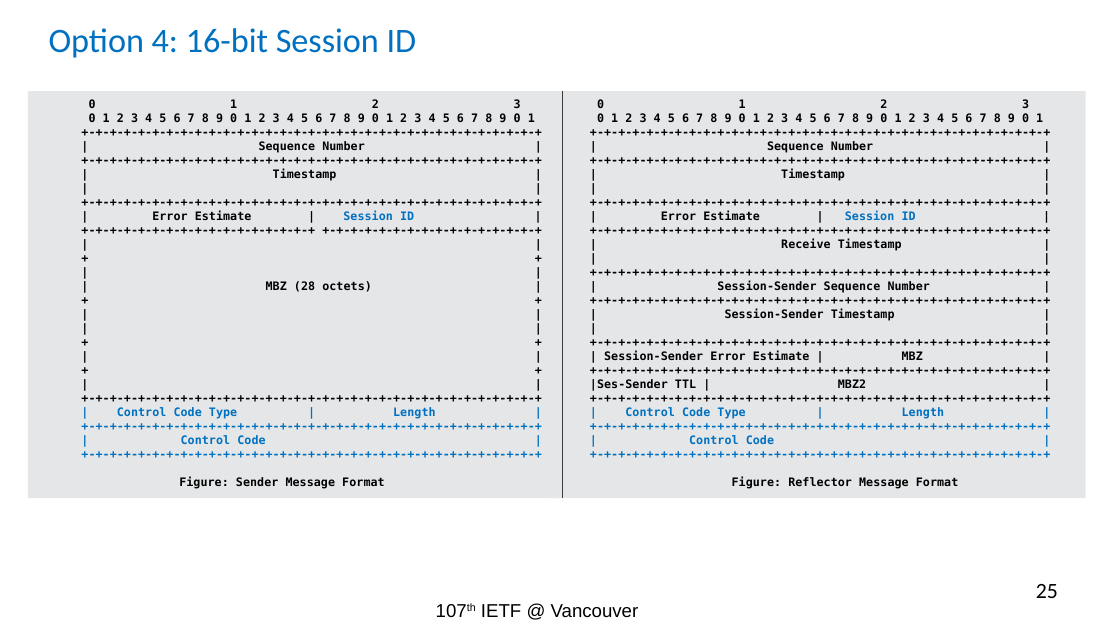
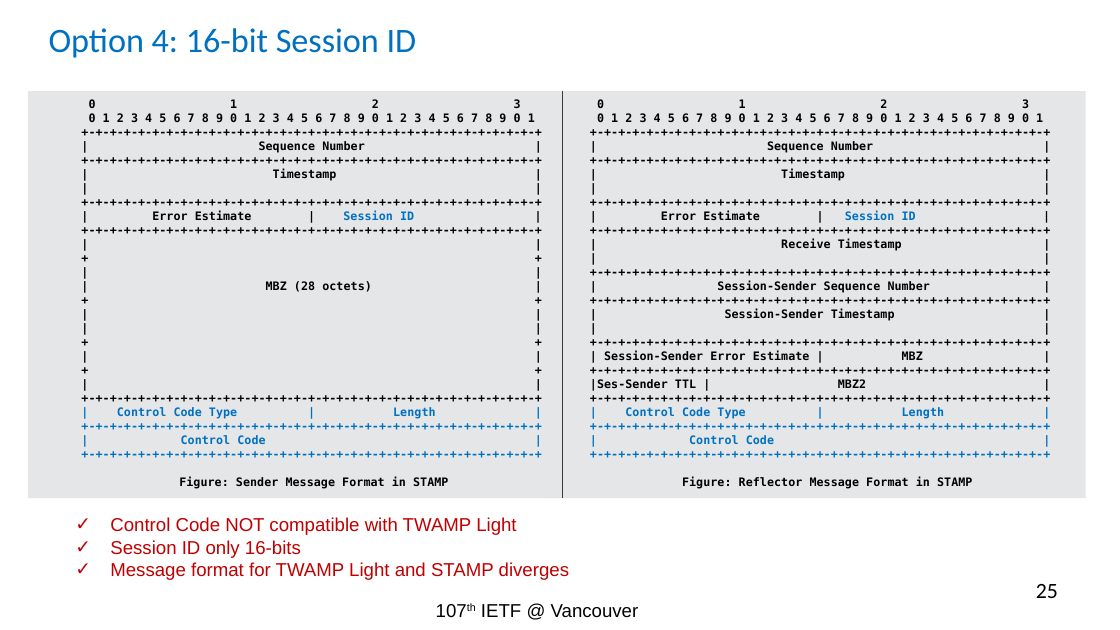
Before and after one commit to rakgandhi/ietf-slides, a slide deck: slide 25 of draft-gandhi-spring-twamp-srpm-07.pptx. Drawn at 1120x630 pixels with LibreOffice and Linux fonts; fonts in the diff are those of the drawing. Boxes give left, top, right and bottom in pixels: in the first picture for what was removed or moved away, otherwise in the second. Text is boxed around its words. In the diff, an @@ line names an element or a change of style, - is before the commit and + after.

```diff
--- a/draft-gandhi-spring-twamp-srpm-07.pptx
+++ b/draft-gandhi-spring-twamp-srpm-07.pptx
@@ text in rectangle at bbox=[28, 91, 556, 498]: text changed @@
-+-+-+-+-+-+-+-+-+-+-+-+-+-+-+-+-+ +-+-+-+-+-+-+-+-+-+-+-+-+-+-+-+
++-+-+-+-+-+-+-+-+-+-+-+-+-+-+-+-+-+-+-+-+-+-+-+-+-+-+-+-+-+-+-+-+
@@ text in rectangle at bbox=[179, 477, 448, 489]: text changed @@
-Figure: Sender Message Format
+Figure: Sender Message Format in STAMP
@@ text in rectangle at bbox=[682, 477, 972, 489]: text changed @@
-Figure: Reflector Message Format
+Figure: Reflector Message Format in STAMP
@@ text added at bbox=[110, 517, 569, 580], 12 pt, text #C00000 @@
+✓ Control Code NOT compatible with TWAMP Light
+✓ Session ID only 16-bits
+✓ Message format for TWAMP Light and STAMP diverges
```
Also in this commit, not shown: 3 other slides changed.
